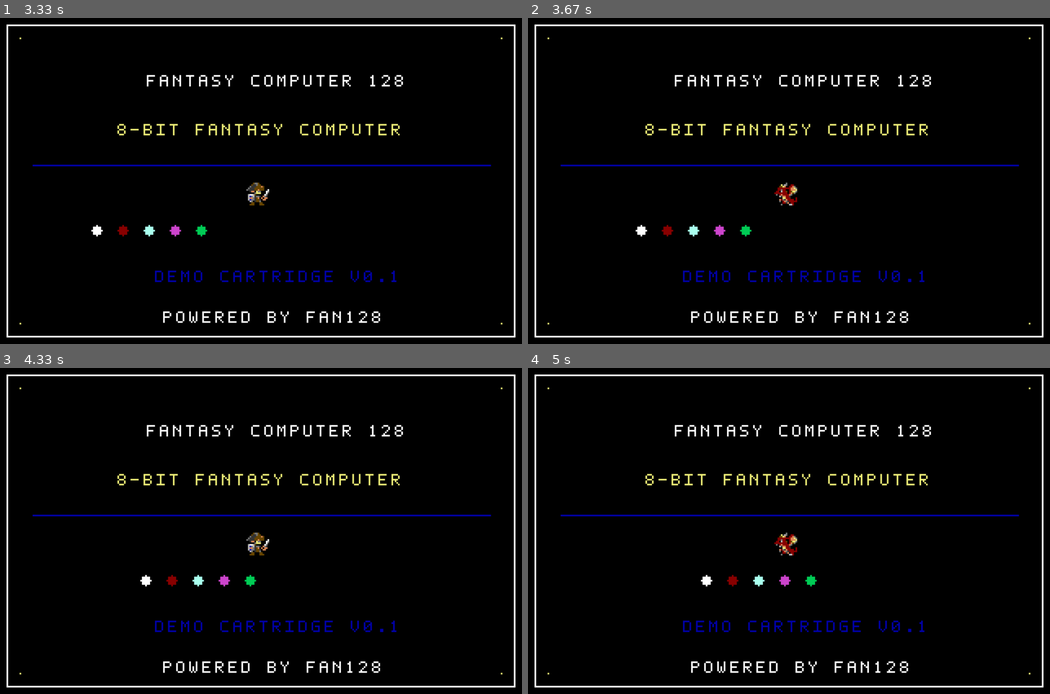
Above: before the commit, frames 1-4 (two rows, left to right).
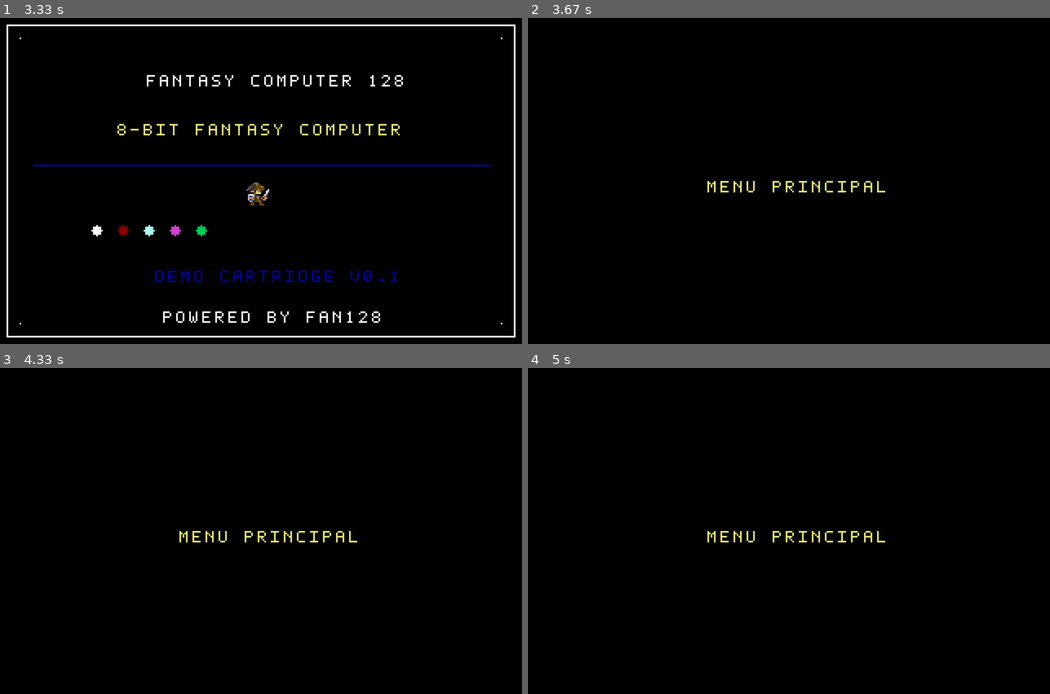
Above: after the commit, the same moments.

Repository: Christever/FantasyComputer128
Game: LÖVE game, started from main.lua
The game is run twice, just before and just after one commit, with the same random seed, the same clock (stepped at 60 frames per second) and the same inputs.
Inputs:
- Up to frame 1 (3.33 s): no input
- Up to frame 2 (3.67 s): tap Enter at 3.33 s
- Up to frame 3 (4.33 s): tap Enter at 3.67, 4 s
- Up to frame 4 (5 s): tap Enter at 4.33, 4.67 s

Frame 1 is identical in both runs. In frame 2, 6.1% of the frame differs, in the area x 1-99%, y 1-99%; in frame 3, 6.1%; in frame 4, 6.1%.

Commit message:
Ajoute la gestion des écrans avec des fonctions pour dessiner l'écran titre et le menu principal.

Diff:
--- a/api/Graphics.lua
+++ b/api/Graphics.lua
@@ -79,7 +79,7 @@
     return sheet:getSprite(index)
 end
 
---------------------- ANNIMATION ---------------------------
+--------------------- ANIMATION ---------------------------
 
 --- Crée une animation à partir d'une spritesheet.
 ---@param spriteSheet SpriteSheet
--- a/cartridges/main.lua
+++ b/cartridges/main.lua
@@ -1,3 +1,4 @@
+local Screens       = require("cartridges.screens")
 local Config        = require("cartridges.config")
 
 local SCREEN_WIDTH  = Config.SCREEN_WIDTH
@@ -28,45 +29,9 @@
 
     elapsed = elapsed + dt
 
-    local cycle = math.floor(elapsed * 30 / Config.ANIMATION_WIDTH)
-    position = (elapsed * 30) % Config.ANIMATION_WIDTH
-
-    local color = (cycle % 15) + 1
-
-    -- Cadre extérieur
-    f_rect(4, 4, SCREEN_WIDTH - 8, SCREEN_HEIGHT - 8, 1)
-
-    -- Ligne décorative
-    f_line(20, CENTER_Y - 10, SCREEN_WIDTH - 20, CENTER_Y - 10, 6)
-
-    -- Petits éléments décoratifs
-    f_pixel(12, 12, 7)
-    f_pixel(SCREEN_WIDTH - 13, 12, 7)
-    f_pixel(12, SCREEN_HEIGHT - 13, 7)
-    f_pixel(SCREEN_WIDTH - 13, SCREEN_HEIGHT - 13, 7)
-
-    -- Titre
-    f_print("FANTASY COMPUTER 128", CENTER_X - 70, CENTER_Y - 65, 1)
-
-    -- Présentation
-    f_print("8-BIT FANTASY COMPUTER", 72, 65, 7)
-
-    -- Version
-    f_print("DEMO CARTRIDGE V0.1", 95, 155, 6)
-
-    -- Signature
-    f_print("POWERED BY FAN128", 100, 180, 1)
-
-    f_spr(logoAnimation, 150, 100)
-
-    for i = 0, Config.ANIMATION_POINT_COUNT - 1 do
-        local x = Config.ANIMATION_START_X + ((position + i * Config.ANIMATION_SPACING) % Config.ANIMATION_WIDTH)
-
-        f_circle_fill(
-            x,
-            CENTER_Y + 30,
-            3,
-            ((color + i - 1) % 15) + 1
-        )
+    if currentScreen == "title" then
+        Screens.drawTitleScreen(logoAnimation, elapsed)
+    elseif currentScreen == "menu" then
+        Screens.drawMenuScreen()
     end
 end
--- /dev/null
+++ b/cartridges/screens.lua
@@ -0,0 +1,55 @@
+local Config  = require("cartridges.config")
+local Screens = {}
+
+function Screens.drawTitleScreen(logoAnimation, elapsed)
+    local centerX = Config.SCREEN_WIDTH / 2
+    local centerY = Config.SCREEN_HEIGHT / 2
+
+    f_cls(0)
+
+    -- Cadre extérieur
+    f_rect(4, 4, Config.SCREEN_WIDTH - 8, Config.SCREEN_HEIGHT - 8, 1)
+
+    -- Ligne décorative
+    f_line(20, centerY - 10, Config.SCREEN_WIDTH - 20, centerY - 10, 6)
+
+    -- Petits éléments décoratifs
+    f_pixel(12, 12, 7)
+    f_pixel(Config.SCREEN_WIDTH - 13, 12, 7)
+    f_pixel(12, Config.SCREEN_HEIGHT - 13, 7)
+    f_pixel(Config.SCREEN_WIDTH - 13, Config.SCREEN_HEIGHT - 13, 7)
+
+    -- Titre
+    f_print("FANTASY COMPUTER 128", centerX - 70, centerY - 65, 1)
+
+    -- Présentation
+    f_print("8-BIT FANTASY COMPUTER", 72, 65, 7)
+
+    -- Version
+    f_print("DEMO CARTRIDGE V0.1", 95, 155, 6)
+
+    -- Signature
+    f_print("POWERED BY FAN128", 100, 180, 1)
+
+    -- Animation du logo
+    f_spr(logoAnimation, 150, 100)
+
+    -- Animation des points
+    local position = (elapsed * 30) % Config.ANIMATION_WIDTH
+    local cycle = math.floor(elapsed * 30 / Config.ANIMATION_WIDTH)
+    local color = (cycle % 15) + 1
+
+    for i = 0, Config.ANIMATION_POINT_COUNT - 1 do
+        local x = Config.ANIMATION_START_X
+            + ((position + i * Config.ANIMATION_SPACING) % Config.ANIMATION_WIDTH)
+
+        f_circle_fill(x, centerY + 30, 3, ((color + i - 1) % 15) + 1)
+    end
+end
+
+function Screens.drawMenuScreen()
+    f_cls(0)
+    f_print("MENU PRINCIPAL", 110, 100, 7)
+end
+
+return Screens
--- a/system/Program.lua
+++ b/system/Program.lua
@@ -10,11 +10,11 @@
 ---@param video Video
 ---@param animationManager AnimationManager
 function Program.new(video, animationManager)
-    local self            = setmetatable({}, Program)
+    local self = setmetatable({}, Program)
 
-    self.boot             = nil
-    self.fan128           = nil
-    self.loaded           = false
+    self.boot = nil
+    self.fan128 = nil
+    self.loaded = false
     self.animationManager = animationManager
 
     Graphics.init(video, animationManager)
@@ -24,6 +24,7 @@
 
 function Program:load(path)
     self.animationManager:clear()
+
     local chunk, errorMessage = love.filesystem.load(path)
 
     if not chunk then
@@ -31,6 +32,7 @@
         return false
     end
 
+    -- Environnement de la cartouche
     local environment = {
 
         -- Ecran
@@ -55,13 +57,13 @@
         f_polygone          = Graphics.polygone,
         f_polygone_fill     = Graphics.polygone_fill,
 
-        -- SPRITES
+        -- Sprites
         f_sprite            = Graphics.sprite,
         f_spr               = Graphics.spr,
         f_spritesheet       = Graphics.spritesheet,
         f_get_sprite        = Graphics.get_sprite,
 
-        -- ANIMATION
+        -- Animation
         f_animation         = Graphics.animation,
         f_stop_anim         = Graphics.stop_anim,
         f_play_anim         = Graphics.play_anim,
@@ -73,7 +75,7 @@
         f_btnp              = InputAPI.btnp,
         f_btnr              = InputAPI.btnr,
 
-        --- JOYSTICK
+        -- Joystick
         f_axis              = InputAPI.axis,
         f_direction         = InputAPI.direction,
         f_joystickCount     = InputAPI.joystickCount,
@@ -82,21 +84,67 @@
         -- Accès mémoire
         f_peek              = MemoryAPI.peek,
         f_poke              = MemoryAPI.poke,
-
     }
 
+    -- Référence vers le require standard
+    local standardRequire = require
+
+    -- Cache des modules de la cartouche
+    local cartridgeModules = {}
+
+    -- Chargement personnalisé des modules
+    environment.require = function(moduleName)
+        -- Les modules système utilisent le require standard
+        if moduleName:sub(1, 11) ~= "cartridges." then
+            return standardRequire(moduleName)
+        end
+
+        -- Module déjà chargé
+        if cartridgeModules[moduleName] ~= nil then
+            return cartridgeModules[moduleName]
+        end
+
+        -- Conversion du nom en chemin
+        local modulePath = moduleName:gsub("%.", "/") .. ".lua"
+
+        local moduleChunk, moduleError = love.filesystem.load(modulePath)
+
+        if not moduleChunk then
+            error(moduleError, 2)
+        end
+
+        -- Le module partage l'environnement de la cartouche
+        setfenv(moduleChunk, environment)
+
+        -- Exécution du module
+        local result = moduleChunk()
+
+        if result == nil then
+            result = true
+        end
+
+        -- Mise en cache
+        cartridgeModules[moduleName] = result
+
+        return result
+    end
+
+    -- Accès aux fonctions globales standard
     setmetatable(environment, {
         __index = _G
     })
 
+    -- Affectation de l'environnement à la cartouche
     setfenv(chunk, environment)
 
+    -- Exécution de la cartouche
     local success, result = pcall(chunk)
 
     if not success then
         print("Erreur d'execution :", result)
         return false
     end
+
     -- Initialisation de la cartouche
     if environment.BOOT then
         local bootSuccess, bootError = pcall(environment.BOOT)
@@ -104,9 +152,11 @@
         if not bootSuccess then
             print("CARTRIDGE BOOT ERROR :", bootError)
             Logger.error("CARTRIDGE BOOT ERROR : " .. tostring(bootError))
+
             self.fan128 = nil
             self.loaded = false
             self.errorMessage = bootError
+
             return false
         end
     end
